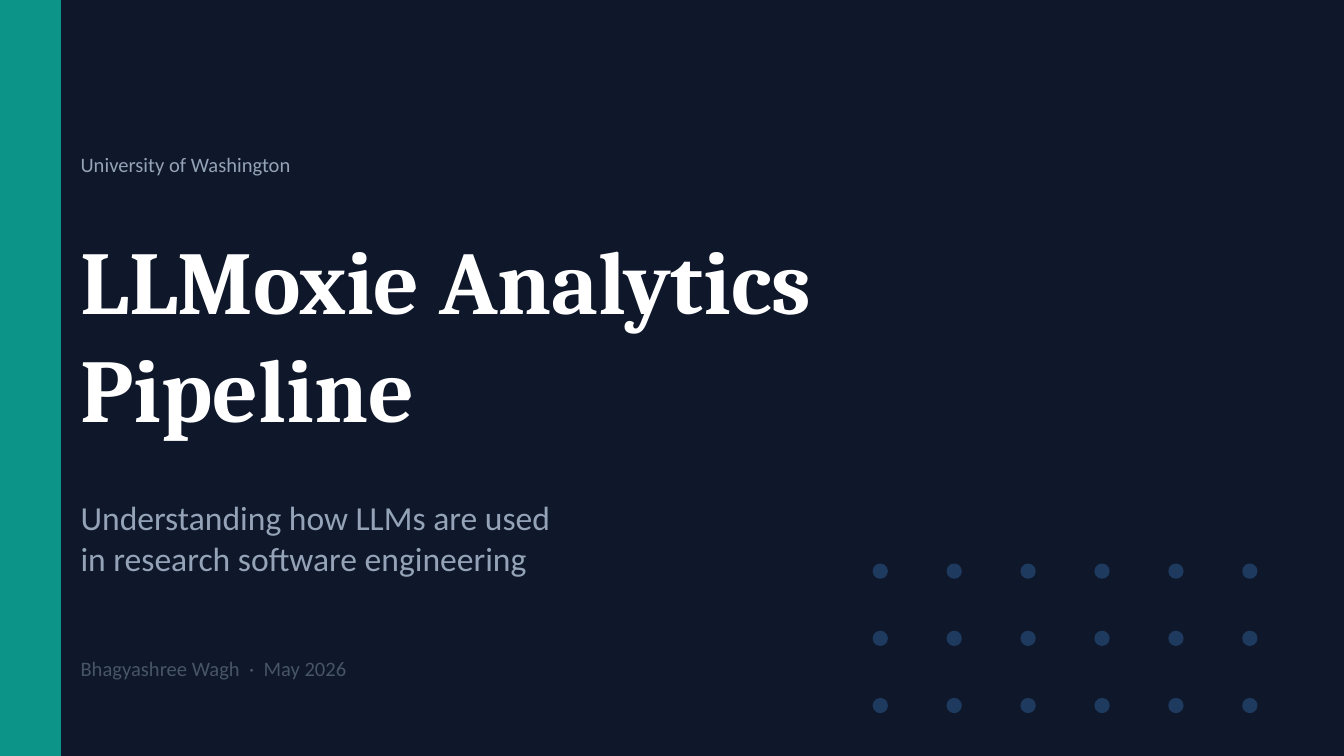
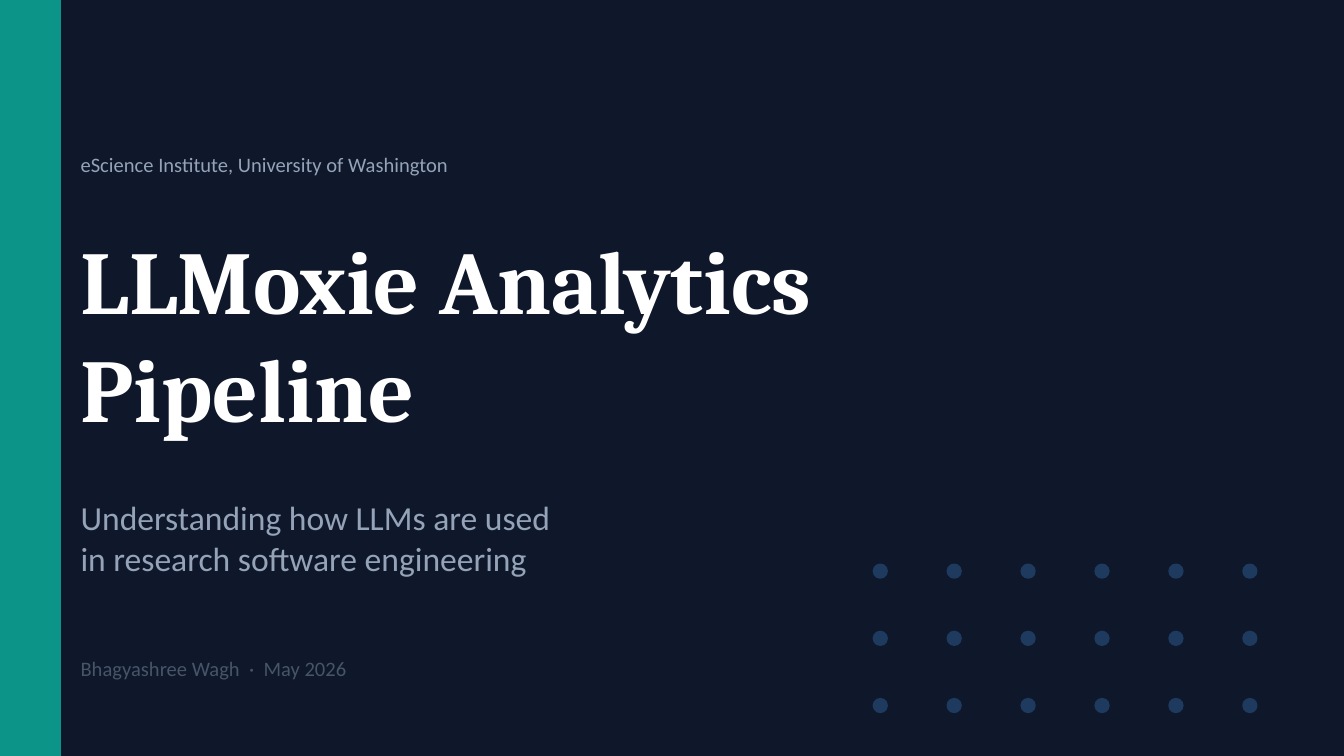
Before and after one commit to bhagyashreewagh/llmaven-dashboard, a slide deck: slide 1 of slides/LLMoxie_Pipeline.pptx. Drawn at 1344x756 pixels with LibreOffice and Linux fonts; fonts in the diff are those of the drawing. Boxes give left, top, right and bottom in pixels: in the first picture for what was removed or moved away, otherwise in the second. Text is boxed around its words. In the diff, an @@ line names an element or a change of style, - is before the commit and + after.

```diff
--- a/slides/LLMoxie_Pipeline.pptx
+++ b/slides/LLMoxie_Pipeline.pptx
@@ text at (x1=81, y1=158, x2=448, y2=176): text changed @@
-University of Washington
+eScience Institute, University of Washington
```
Also in this commit, not shown: 3 other slides changed, 2 other files.
